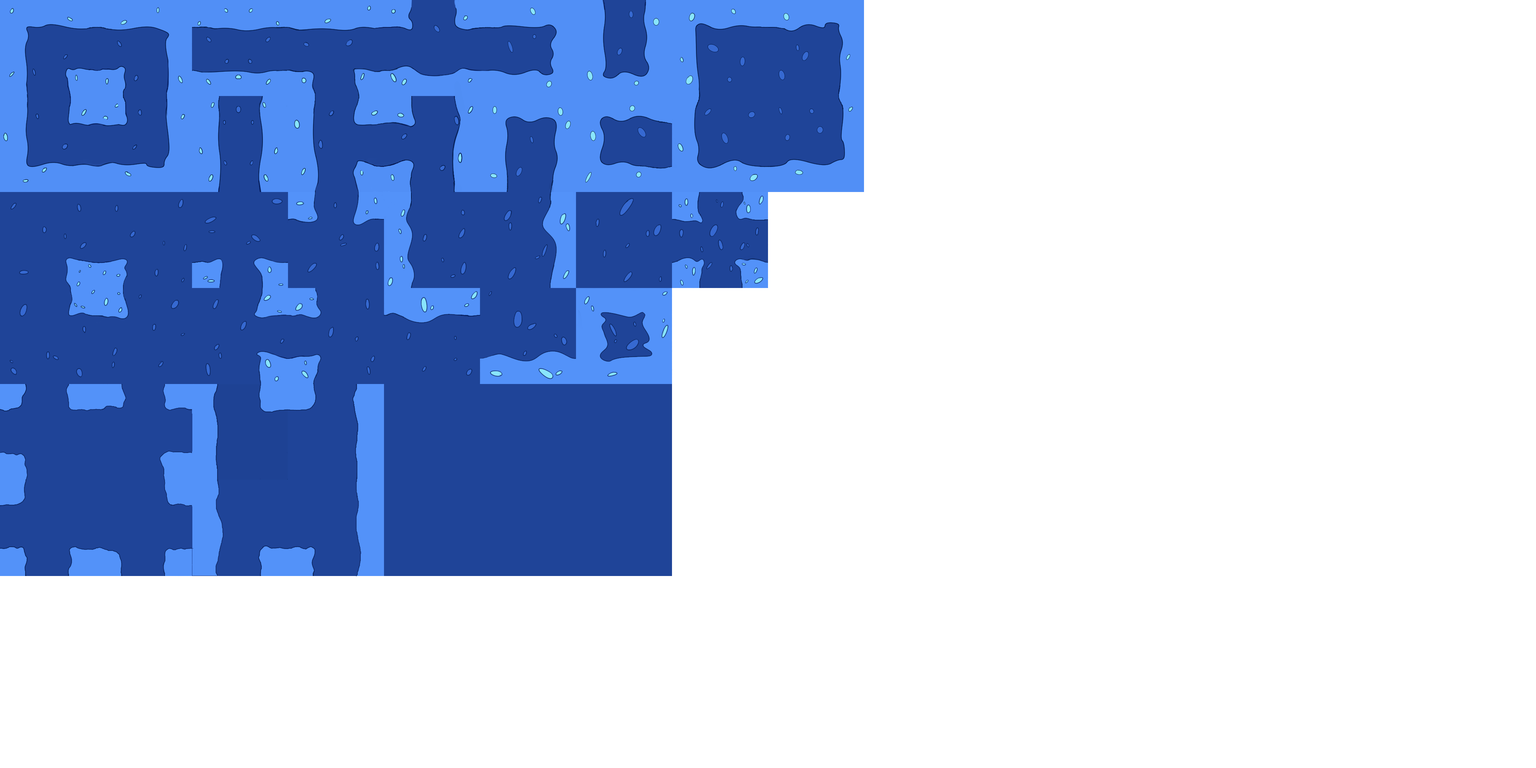
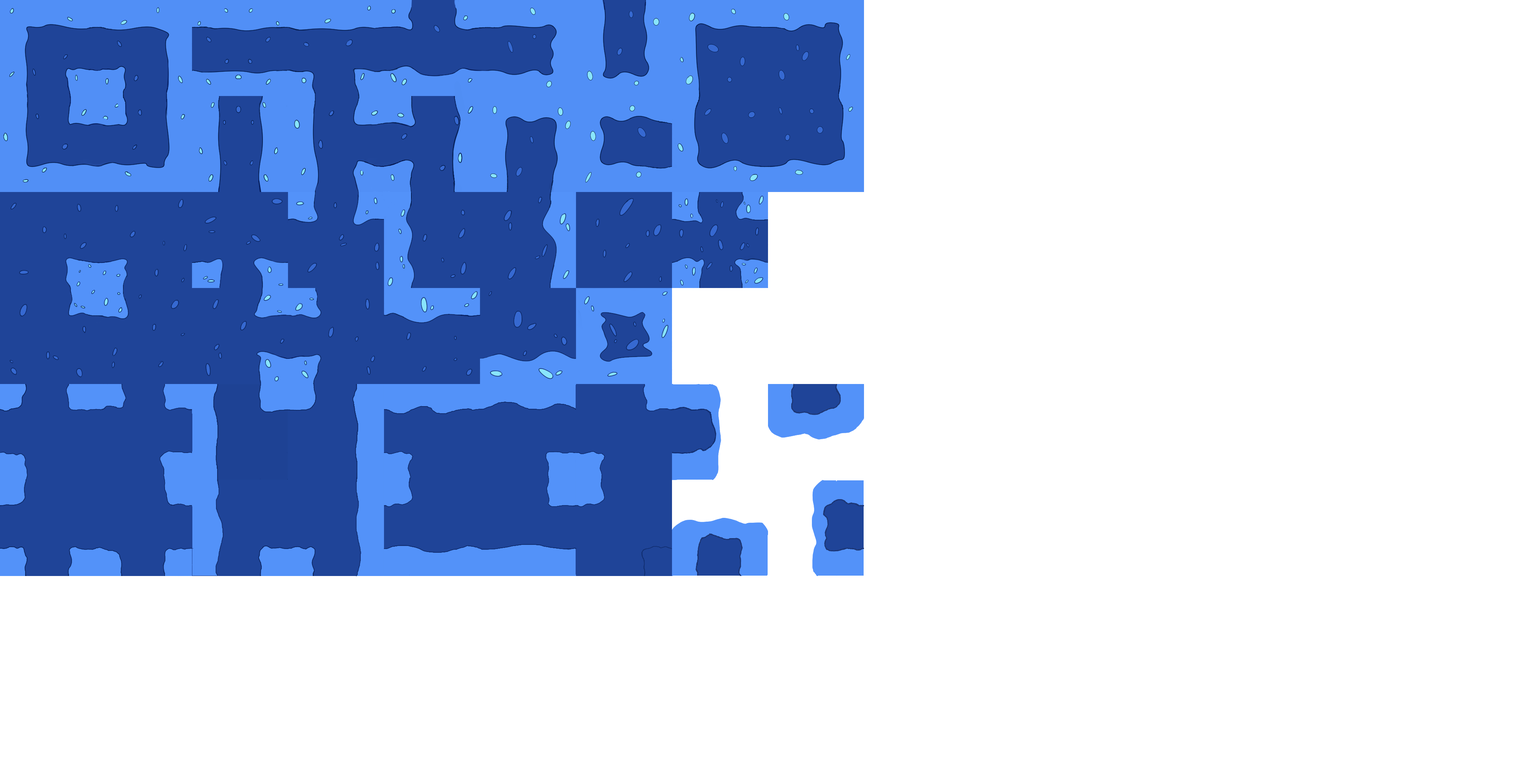
Revision of a layered 1536×768 image; what changed, layer by layer:
painted on "TileMap_1.png" over [383,383,865,578]
